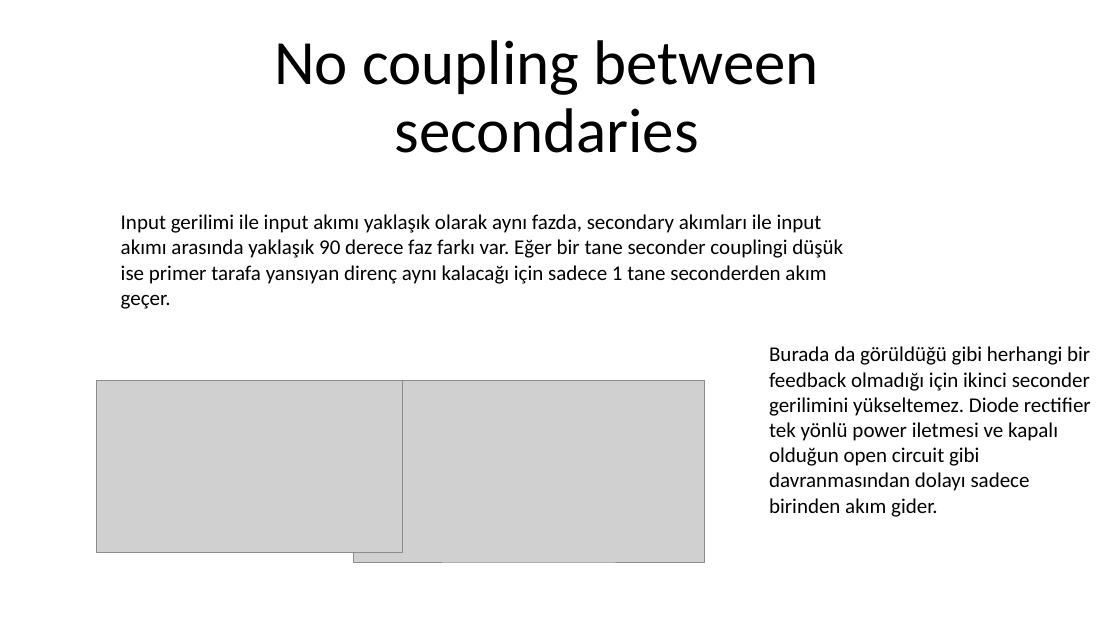
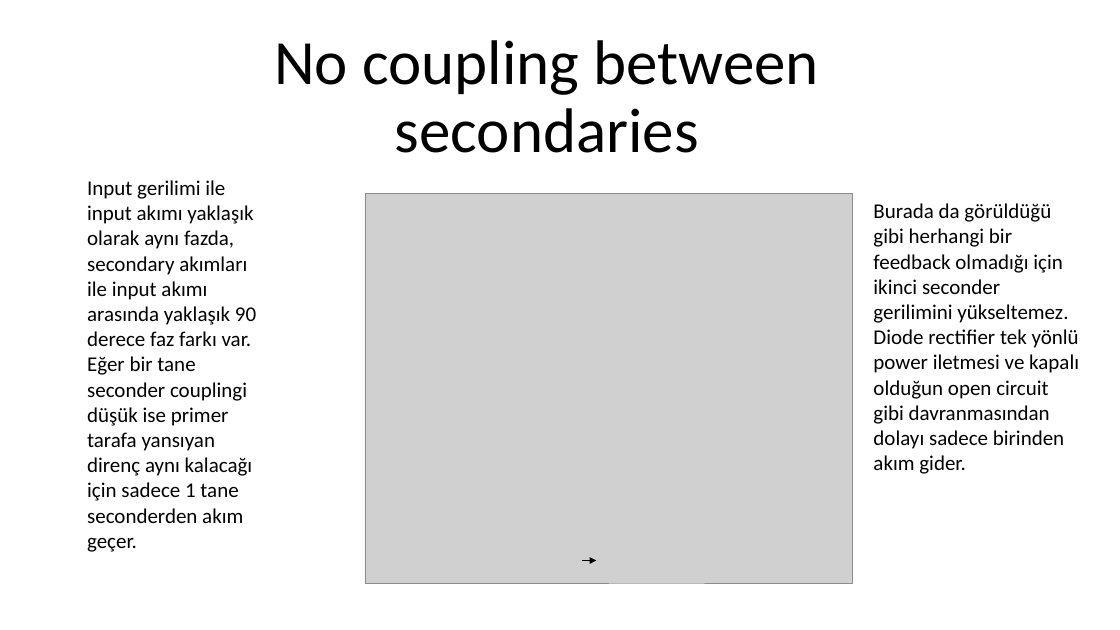
Before and after one commit to EnesAyaz/Studies, a slide deck: slide 1 of Reports/WPT/Coupling.pptx. Drawn at 1120x630 pixels with LibreOffice and Linux fonts; fonts in the diff are those of the drawing; grey boxes stand for pictures. Boxes give left, top, right and bottom in pixels: in the first picture for what was removed or moved away, otherwise in the second. Text is boxed around its words. In the diff, an @@ line names an element or a change of style, - is before the commit and + after.

Commit message:
Secondary coupling analytical solution
I validate the equation by place the all variables from spice model. Now, I try to a algorithm to find a required mutual inductance

```diff
--- a/Reports/WPT/Coupling.pptx
+++ b/Reports/WPT/Coupling.pptx
@@ text "Input gerilimi ile input akımı ..." rewrapped from bbox=[121, 214, 843, 309] to bbox=[87, 180, 256, 552] @@
@@ picture added at bbox=[365, 193, 854, 583] @@
@@ text "Burada da görüldüğü gibi herhangi ..." rewrapped from bbox=[769, 346, 1091, 517] to bbox=[873, 203, 1079, 474] @@
@@ picture added at bbox=[641, 348, 673, 384] @@
@@ picture added at bbox=[748, 350, 780, 383] @@
@@ picture removed at bbox=[97, 381, 402, 552] @@
@@ picture removed at bbox=[354, 381, 705, 562] @@
@@ picture added at bbox=[609, 501, 705, 537] @@
@@ picture added at bbox=[511, 539, 607, 573] @@
@@ arrow added from (581, 560) to (597, 560), #000000 1.5 pt @@
@@ picture added at bbox=[609, 548, 705, 584] @@
```
Also in this commit, not shown: 6 slides added, 10 other files.
